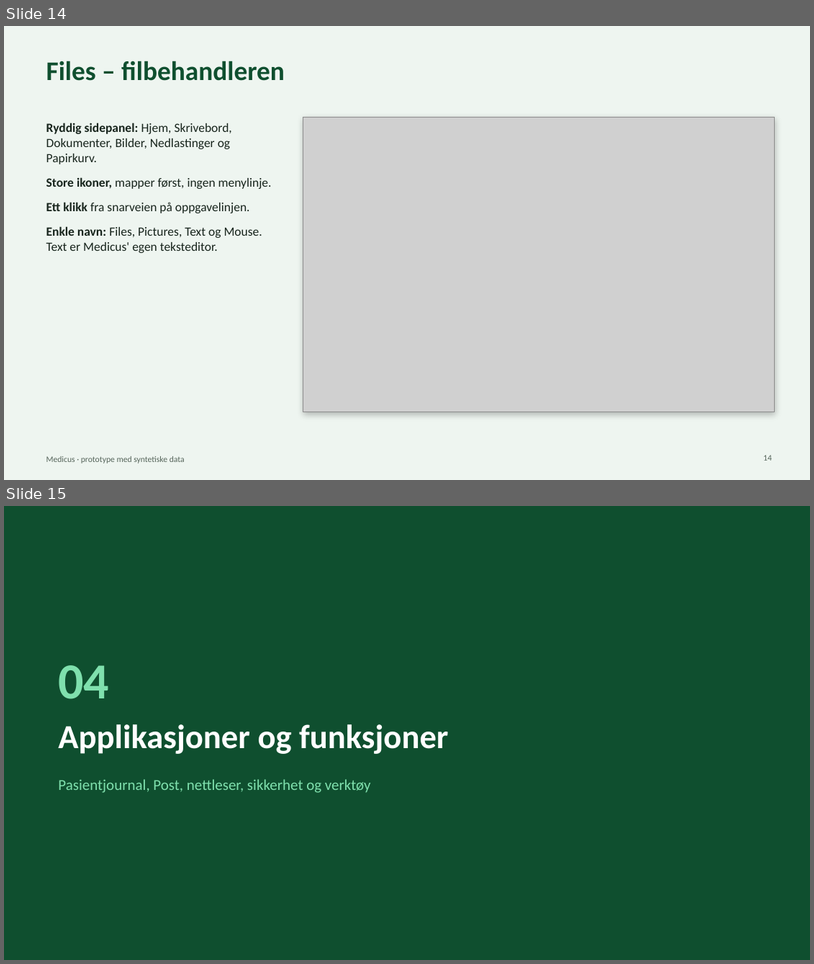
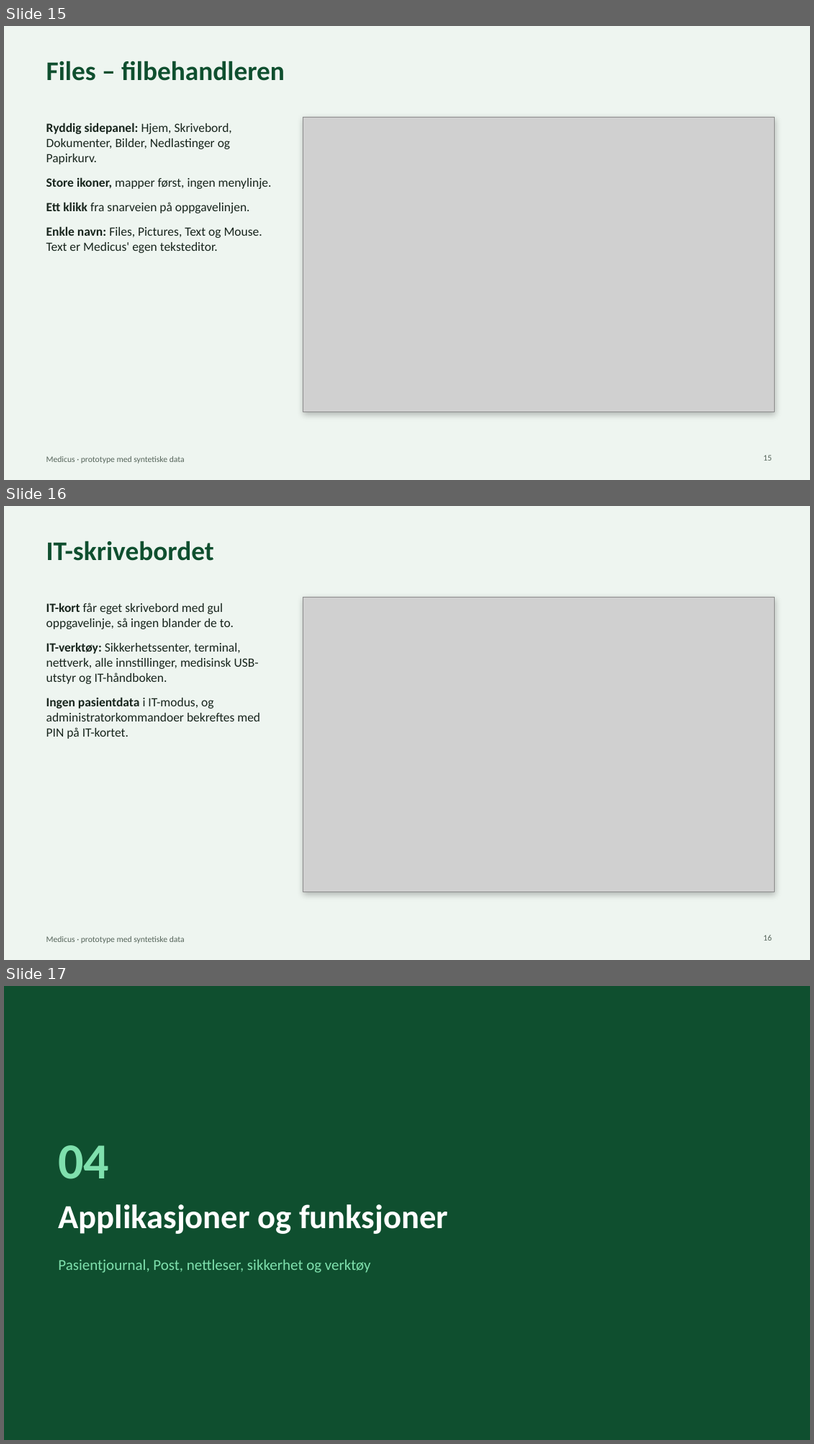
Before and after one commit to MusaMiyamoto/Medicus, a slide deck: docs/Medicus-presentasjon.pptx. Shown one above the other, each under a label of ours: slides 14 and 15 before the commit, slides 15, 16 and 17 after it. The pictures are 814x964 and 814x1444 pixels, drawn with LibreOffice and Linux fonts; fonts in the diff are those of the drawing; grey boxes stand for pictures. Boxes give left, top, right and bottom in pixels: in the first picture for what was removed or moved away, otherwise in the second. Text is boxed around its words. In the diff, an @@ line names an element or a change of style, - is before the commit and + after.

```diff
--- a/docs/Medicus-presentasjon.pptx
+++ b/docs/Medicus-presentasjon.pptx
@@ slide 16 added at <box>4,506,810,960</box>, background #EEF5F0; not listed: 1 template element that a slide beside it also shows @@
@@ title added at <box>46,541,214,561</box>, 32 pt, text #0F4F2F, bold @@
+IT-skrivebordet
@@ text added at <box>46,602,260,739</box>, 15 pt, text #17241C @@
+• IT-kort får eget skrivebord med gul oppgavelinje, så ingen blander de to.
+• IT-verktøy: Sikkerhetssenter, terminal, nettverk, alle innstillinger, medisinsk USB-utstyr og IT-håndboken.
+• Ingen pasientdata i IT-modus, og administratorkommandoer bekreftes med PIN på IT-kortet.
@@ rectangle added at <box>304,597,775,892</box>, fill #FFFFFF, outline #D2DDD5 0.75 pt @@
@@ picture added at <box>304,597,775,892</box> @@
@@ page number added at <box>764,934,772,940</box>, 10 pt, text #56655B @@
+16
@@ what was slide 14 is now slide 15 @@
@@ page number at <box>764,454,772,460</box>: text changed @@
-14
+15
@@ what was slide 15 is now slide 17 @@
```
Also in this commit, not shown: 3 slides changed, 5 other slides added, 3 other files.
